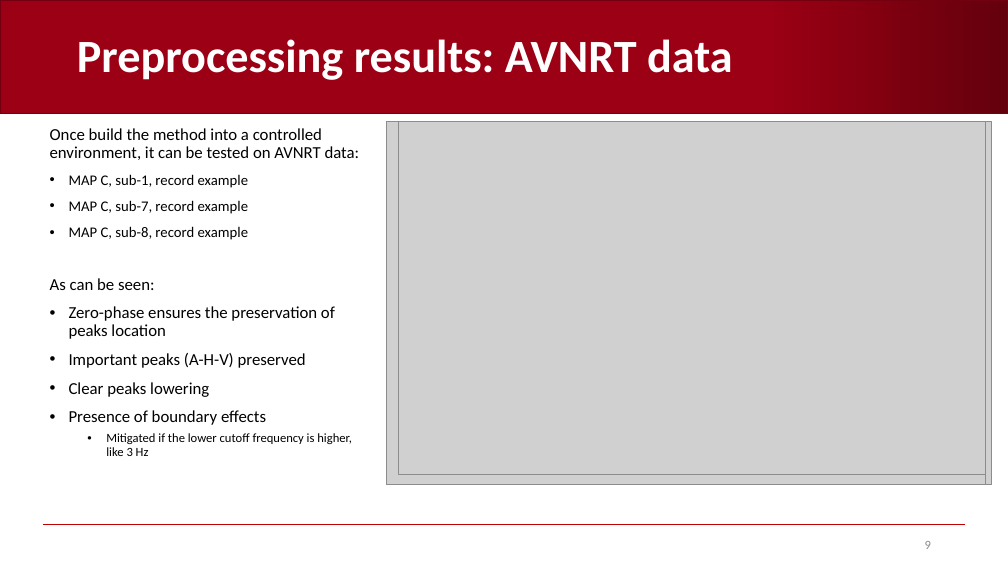
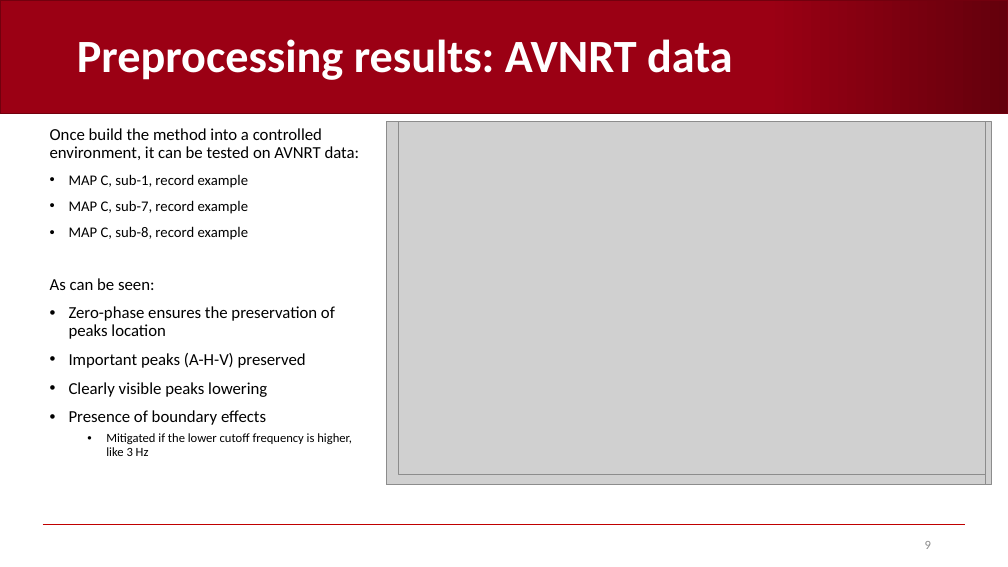
Before and after one commit to AndreaCorrado00/Tesi_magistrale_Corrado_Andrea, a slide deck: slide 9 of Documentation/4. Recap filters-spectrum-alignment .pptx. Drawn at 1008x567 pixels with LibreOffice and Linux fonts; fonts in the diff are those of the drawing; grey boxes stand for pictures; background and template pictures are left out. Boxes give left, top, right and bottom in pixels: in the first picture for what was removed or moved away, otherwise in the second. Text is boxed around its words. In the diff, an @@ line names an element or a change of style, - is before the commit and + after.

```diff
--- a/Documentation/4. Recap filters-spectrum-alignment .pptx
+++ b/Documentation/4. Recap filters-spectrum-alignment .pptx
@@ text at [69, 382, 267, 397]: text changed @@
-• Clear peaks lowering
+• Clearly visible peaks lowering
```
Also in this commit, not shown: 1 other slide changed, 2 other files.
